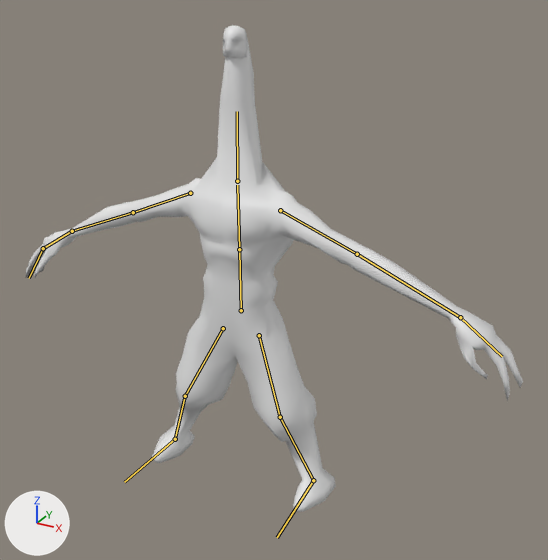
Two versions of the glTF model fighters/Mutant/Mutant.glb, one commit apart.
Before and after are seen from a 50 mm camera at (5.15, -8.42, 7.87) aimed at (0.3, 0.4, 3.47). Arrows for +X, +Y and +Z are at lower left; the lights stay in place. The picture after the commit comes second. The bones that change, and the others that lie on the model, are drawn over the model as lines.

Objects in the first picture: 'mutantmaske', 'mutantmesh'.
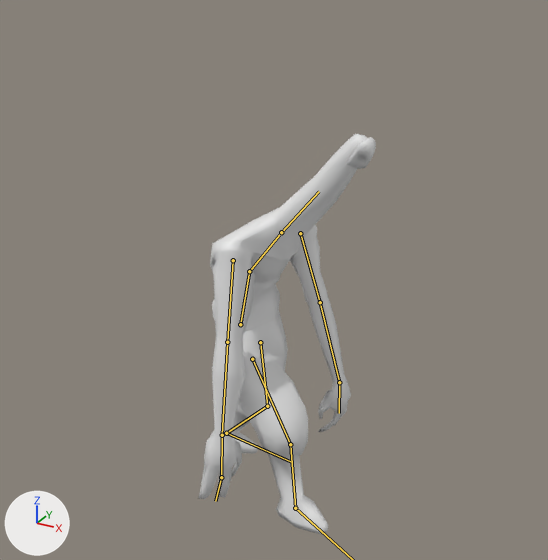
The newer file adds an action. The first version stands in its rest pose; the second is drawn at frame 37 of the action 'WalkF'.

Location of each change, [x1, y1, x2, y2] in pixels of the pictures (548 x 560 px):
'mutantmesh', posed (66% narrower, 15% shorter)
    before: [25, 39, 523, 512]
    after: [198, 134, 367, 534]
'mutantmaske', posed (24% wider)
    before: [223, 25, 247, 57]
    after: [346, 137, 376, 169]
bone 'Bone', root to tip
    before: (241, 310) to (239, 249)
    after: (240, 324) to (249, 271)
bone 'Bone.001', root to tip
    before: (239, 249) to (237, 185)
    after: (249, 271) to (279, 235)
bone 'Bone.002', root to tip
    before: (237, 181) to (237, 111)
    after: (281, 232) to (319, 191)
bone 'Bone.003', root to tip
    before: (280, 210) to (357, 254)
    after: (300, 233) to (320, 302)
bone 'Bone.005', root to tip
    before: (190, 193) to (133, 212)
    after: (233, 260) to (227, 342)
bone 'Bone.010', root to tip
    before: (259, 335) to (280, 417)
    after: (260, 342) to (267, 406)
bone 'Bone.011', root to tip
    before: (280, 417) to (313, 480)
    after: (267, 406) to (226, 433)
bone 'Bone.012', root to tip
    before: (313, 480) to (277, 537)
    after: (226, 433) to (291, 462)
bone 'Bone.013', root to tip
    before: (223, 328) to (185, 396)
    after: (252, 359) to (290, 444)
bone 'Bone.014', root to tip
    before: (185, 396) to (175, 439)
    after: (290, 444) to (295, 508)

Patch to the scene script:
```diff
--- a/fighters/Mutant/Mutant.glb.py
+++ b/fighters/Mutant/Mutant.glb.py
@@ bone_bone @@
 bone_bone = bpy.data.objects['mutantarmature'].pose.bones['Bone']
-bone_bone.location = (0.0, 0.0, 0.0)
-bone_bone.rotation_quaternion = (1.0, 0.0, 0.0, 0.0)  # degrees (0, 0, 0)
+bone_bone.location = (-0.23, -0.45, -0.37)
+bone_bone.rotation_quaternion = (0.774, 0.08, 0.625, -0.065)  # degrees (12, 78, 0)
@@ bone_bone_001 @@
 bone_bone_001 = bpy.data.objects['mutantarmature'].pose.bones['Bone.001']  # child of 'Bone'
-bone_bone_001.rotation_quaternion = (1.0, 0.0, 0.0, 0.0)  # degrees (0, 0, 0)
+bone_bone_001.rotation_quaternion = (0.971, 0.239, -0.004, 0.0)  # degrees (28, 0, 0)
@@ bone_bone_002 @@
 bone_bone_002 = bpy.data.objects['mutantarmature'].pose.bones['Bone.002']  # child of 'Bone.001'
-bone_bone_002.rotation_quaternion = (1.0, 0.0, 0.0, 0.0)  # degrees (0, 0, 0)
+bone_bone_002.rotation_quaternion = (1.0, 0.012, 0.002, -0.004)  # degrees (1, 0, 0)
@@ bone_bone_003 @@
 bone_bone_003 = bpy.data.objects['mutantarmature'].pose.bones['Bone.003']  # child of 'Bone.001'
-bone_bone_003.rotation_quaternion = (1.0, 0.0, 0.0, 0.0)  # degrees (0, 0, 0)
+bone_bone_003.rotation_quaternion = (0.781, 0.526, 0.312, -0.126)  # degrees (71, 38, 10)
@@ bone_bone_005 @@
 bone_bone_005 = bpy.data.objects['mutantarmature'].pose.bones['Bone.005']  # child of 'Bone.001'
-bone_bone_005.rotation_quaternion = (1.0, 0.0, 0.0, 0.0)  # degrees (0, 0, 0)
+bone_bone_005.rotation_quaternion = (0.832, 0.45, -0.17, 0.277)  # degrees (51, -32, 21)
@@ bone_bone_010 @@
 bone_bone_010 = bpy.data.objects['mutantarmature'].pose.bones['Bone.010']
-bone_bone_010.location = (0.0, 0.0, 0.0)
-bone_bone_010.rotation_quaternion = (1.0, 0.0, 0.0, 0.0)  # degrees (0, 0, 0)
+bone_bone_010.location = (0.44, 0.19, -0.59)
+bone_bone_010.rotation_quaternion = (0.71, -0.228, -0.666, -0.035)  # degrees (-88, -74, 66)
@@ bone_bone_011 @@
 bone_bone_011 = bpy.data.objects['mutantarmature'].pose.bones['Bone.011']  # child of 'Bone.010'
-bone_bone_011.rotation_quaternion = (1.0, 0.0, 0.0, 0.0)  # degrees (0, 0, 0)
+bone_bone_011.rotation_quaternion = (0.972, -0.221, -0.083, -0.002)  # degrees (-26, -9, 2)
@@ bone_bone_012 @@
 bone_bone_012 = bpy.data.objects['mutantarmature'].pose.bones['Bone.012']  # child of 'Bone.011'
-bone_bone_012.rotation_quaternion = (1.0, 0.0, 0.0, 0.0)  # degrees (0, 0, 0)
+bone_bone_012.rotation_quaternion = (0.98, 0.198, -0.034, -0.009)  # degrees (23, -4, -2)
@@ bone_bone_013 @@
 bone_bone_013 = bpy.data.objects['mutantarmature'].pose.bones['Bone.013']
-bone_bone_013.location = (0.0, 0.0, 0.0)
-bone_bone_013.rotation_quaternion = (1.0, 0.0, 0.0, 0.0)  # degrees (0, 0, 0)
+bone_bone_013.location = (-0.68, 0.02, 0.07)
+bone_bone_013.rotation_quaternion = (0.819, 0.14, -0.286, 0.477)  # degrees (-3, -37, 61)
@@ bone_bone_014 @@
 bone_bone_014 = bpy.data.objects['mutantarmature'].pose.bones['Bone.014']  # child of 'Bone.013'
-bone_bone_014.rotation_quaternion = (1.0, 0.0, 0.0, 0.0)  # degrees (0, 0, 0)
+bone_bone_014.rotation_quaternion = (0.971, -0.147, -0.183, -0.04)  # degrees (-17, -22, -2)
@@ bone_bone_015 @@
 bone_bone_015 = bpy.data.objects['mutantarmature'].pose.bones['Bone.015']  # child of 'Bone.014'
-bone_bone_015.rotation_quaternion = (1.0, 0.0, 0.0, 0.0)  # degrees (0, 0, 0)
+bone_bone_015.rotation_quaternion = (0.985, -0.122, -0.053, -0.106)  # degrees (-13, -7, -11)
```
